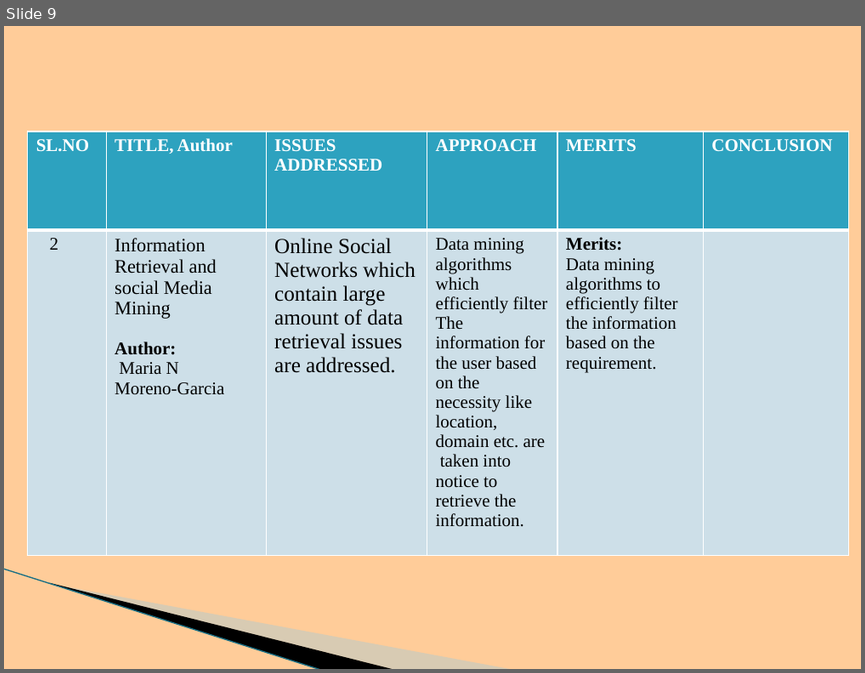
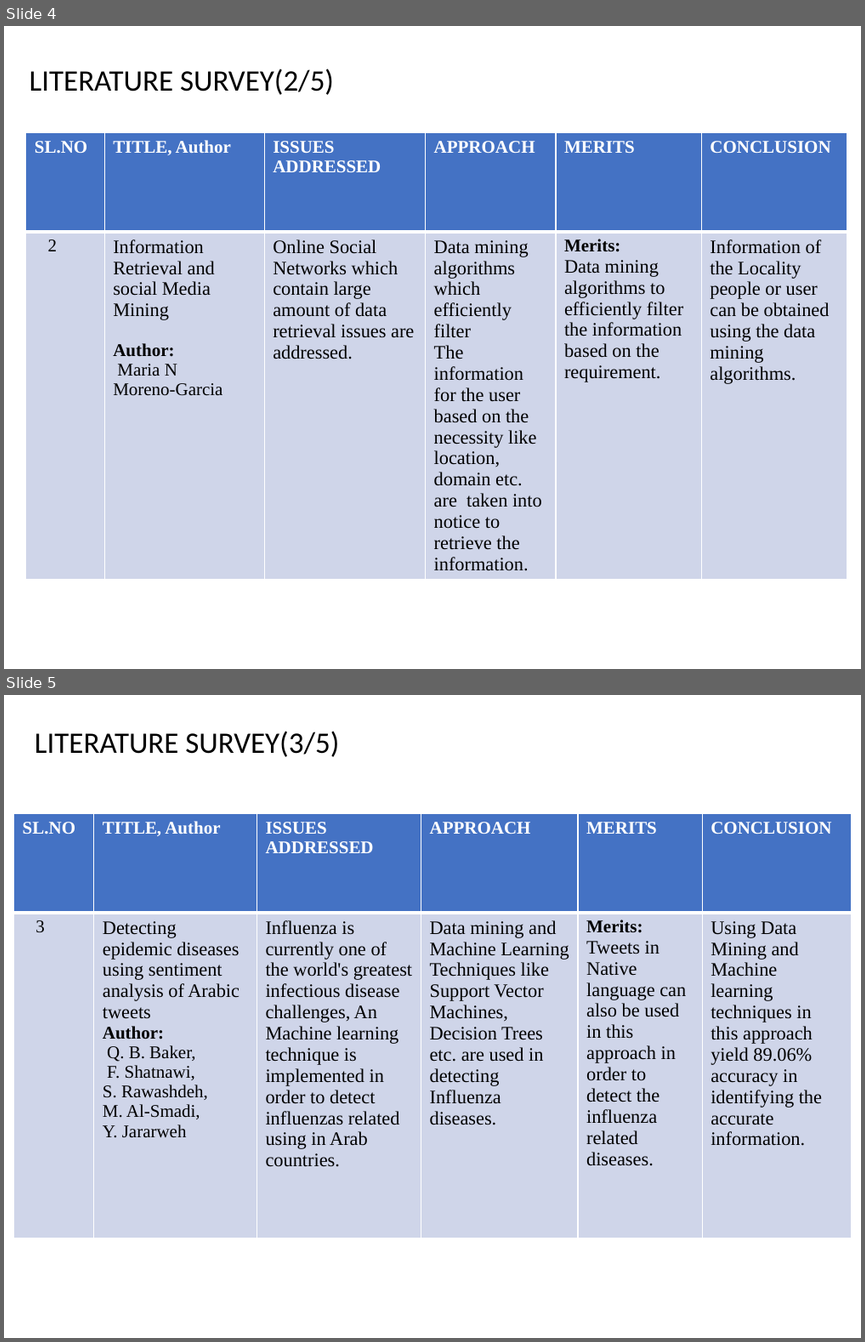
Before and after one commit to BHARGAVKR2000/Event-Detetion-System, a slide deck: project-E10.pptx. Shown one above the other, each under a label of ours: slide 9 before the commit, slides 4 and 5 after it. The pictures are 865x673 and 865x1342 pixels, drawn with LibreOffice and Linux fonts; fonts in the diff are those of the drawing; background and template pictures are left out. Boxes give left, top, right and bottom in pixels: in the first picture for what was removed or moved away, otherwise in the second. Text is boxed around its words. In the diff, an @@ line names an element or a change of style, - is before the commit and + after.

Commit message:
event detection system

```diff
--- a/project-E10.pptx
+++ b/project-E10.pptx
@@ slide 5 added at <box>4,695,861,1338</box>, background #FFFFFF @@
@@ text added at <box>35,731,339,757</box>, 25 pt, text #000000 @@
+LITERATURE SURVEY(3/5)
@@ table added at <box>14,814,851,1238</box>, 2 rows, 6 columns @@
+SL.NO | TITLE, Author | ISSUES ADDRESSED | APPROACH | MERITS | CONCLUSION
+3 | Detecting epidemic diseases using sentiment analysis of Arabic tweets / Author: / Q. B. Baker, / F. Shatnawi, / S. Rawashdeh, / M. Al-Smadi, / Y. Jararweh | Influenza is currently one of the world's greatest infectious disease challenges, An Machine learning technique is implemented in order to detect influenzas related using in Arab countries. | Data mining and Machine Learning Techniques like Support Vector Machines, Decision Trees etc. are used in detecting Influenza diseases. | Merits: / Tweets in Native language can also be used in this approach in order to detect the influenza related diseases. | Using Data Mining and Machine learning techniques in this approach yield 89.06% accuracy in identifying the accurate information.
@@ what was slide 9 is now slide 4 @@
@@ slide 4 changed as well @@
@@ background #FFCC99 to #FFFFFF @@
@@ text added at <box>30,68,334,95</box>, 25 pt, text #000000 @@
+LITERATURE SURVEY(2/5)
@@ table at <box>26,133,848,606</box> @@
-row 2, column 6: 
+row 2, column 6: Information of the Locality people or user can be obtained using the data mining algorithms.
@@ fill #2DA2BF to #4472C4 in row 1 @@
@@ fill #CDE0E8 to #CFD5EA in row 2 @@
@@ size 18 to 16 pt in "Online Social Networks which contain large amount ..." @@
@@ size 15 to 16 pt in "Data mining algorithms which efficiently filter", "The information for the user based on ...", "Data mining algorithms to efficiently filter the ..." @@
@@ freeform shape removed at <box>71,494,427,630</box> @@
@@ freeform shape removed at <box>4,568,355,647</box> @@
@@ line removed from (4, 568) to (322, 669) @@
```
Also in this commit, not shown: 20 other slides changed, 3 other slides added, 6 slides removed, 1 other file.
